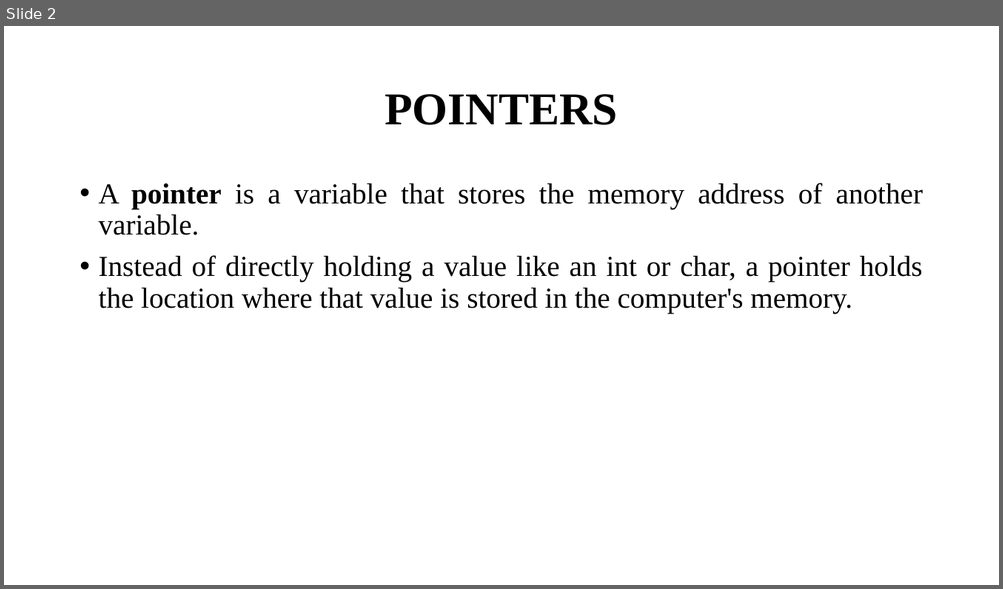
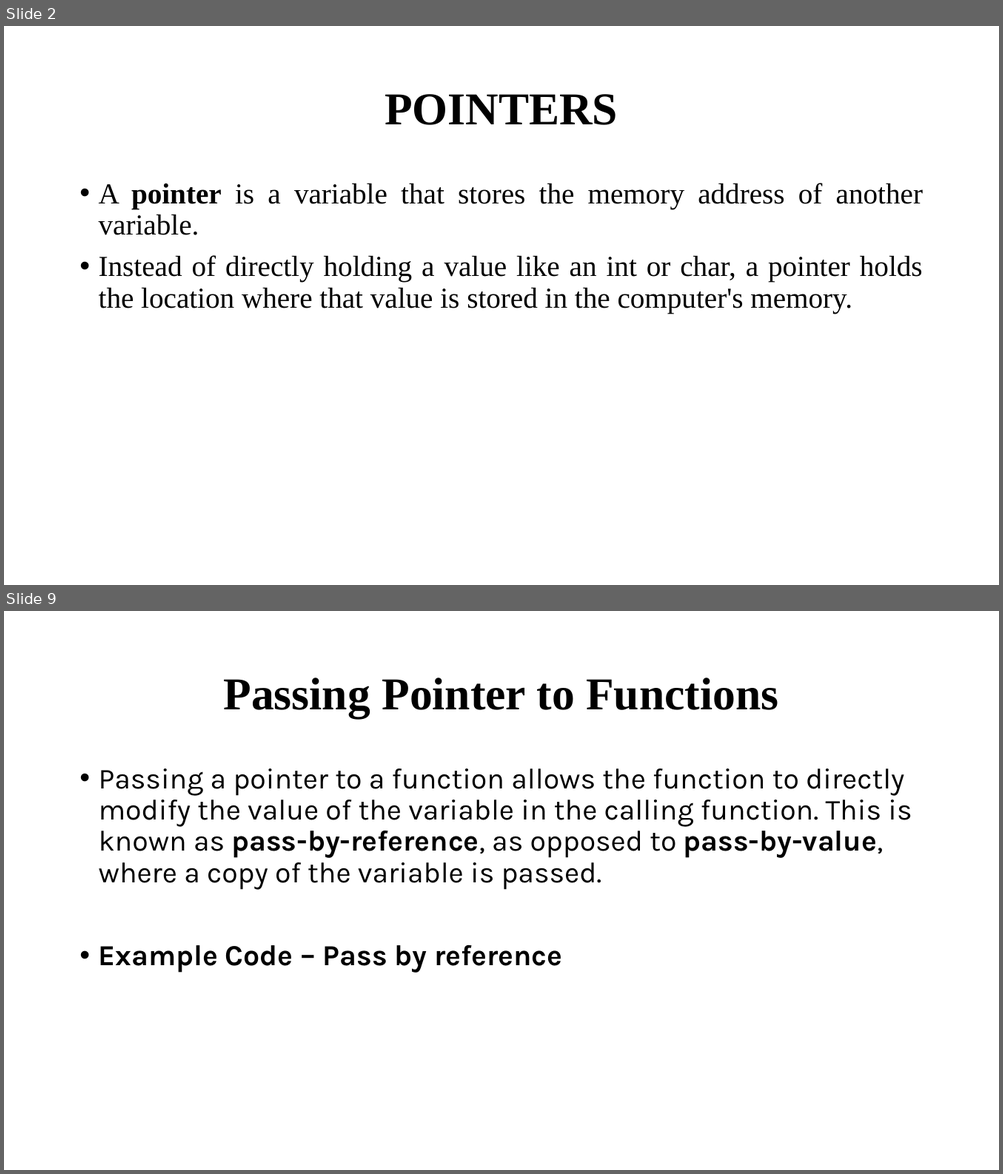
Before and after one commit to Anugrahashaju/S3_Programming_In_C, a slide deck: THEORY/MODULE3/Module_3 [Autosaved].pptm. Shown one above the other, each under a label of ours: slide 2 before the commit, slides 2 and 9 after it; the slides between them are not shown. The pictures are 1003x589 and 1003x1174 pixels, drawn with LibreOffice and Linux fonts; fonts in the diff are those of the drawing. Boxes give left, top, right and bottom in pixels: in the first picture for what was removed or moved away, otherwise in the second. Text is boxed around its words. In the diff, an @@ line names an element or a change of style, - is before the commit and + after.

Commit message:
added all the programs of pointers

```diff
--- a/THEORY/MODULE3/Module_3 [Autosaved].pptm
+++ b/THEORY/MODULE3/Module_3 [Autosaved].pptm
@@ slide 9 added at [4,611,999,1170], background #FFFFFF @@
@@ title added at [224,678,778,718], 44 pt, text #000000, bold @@
+Passing Pointer to Functions
@@ text added at [99,769,911,973], 28 pt, text #000000 @@
+• Passing a pointer to a function allows the function to directly modify the value of the variable in the calling function. This is known as pass-by-reference, as opposed to pass-by-value, where a copy of the variable is passed.
+• Example Code – Pass by reference
```
Also in this commit, not shown: 3 slides changed, 8 other slides added, 6 other files.
